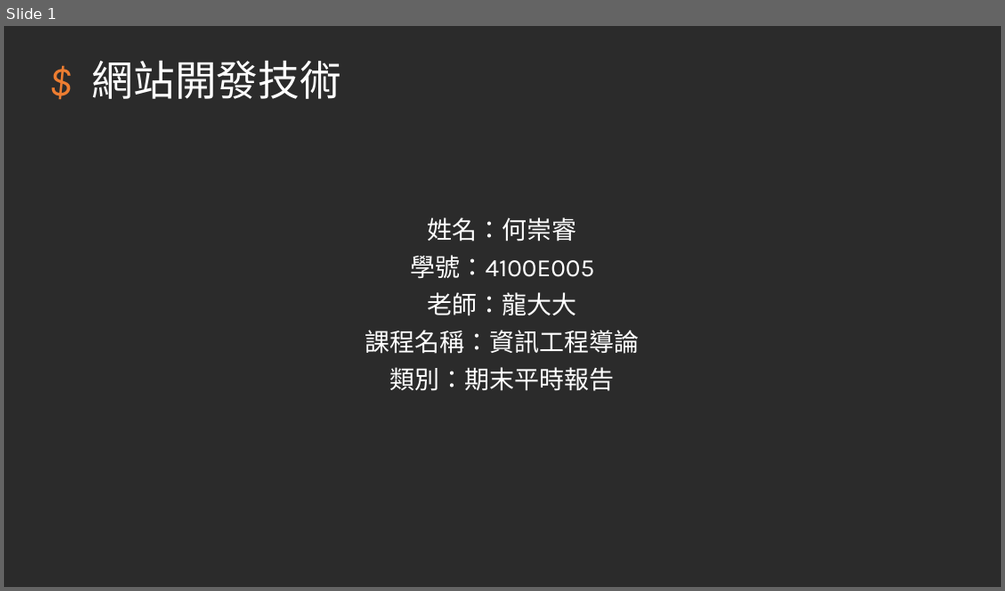
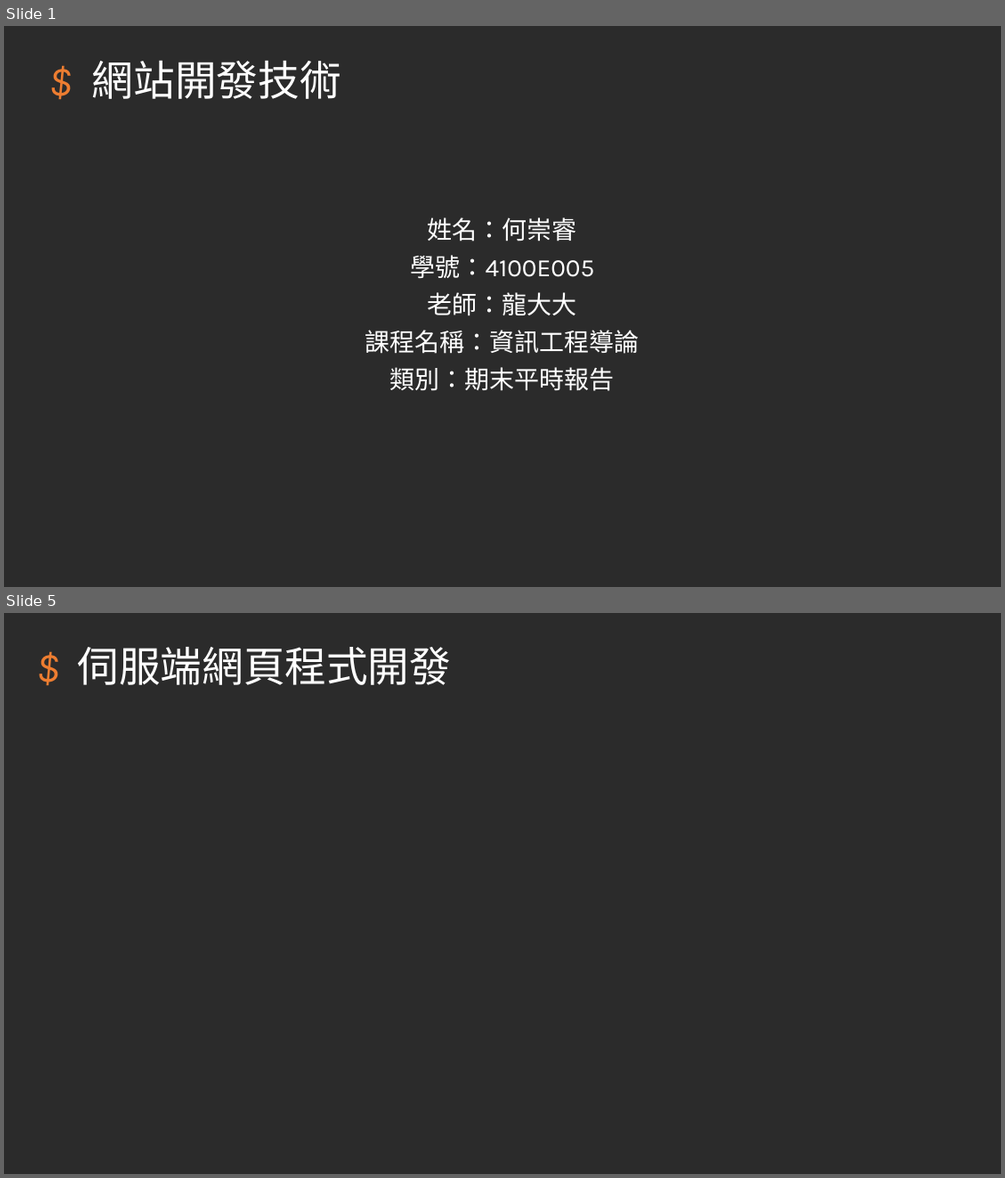
Before and after one commit to hehank/KSU_Class, a slide deck: 報告/網站開發技術_期末報告.pptm. Shown one above the other, each under a label of ours: slide 1 before the commit, slides 1 and 5 after it; the slides between them are not shown. The pictures are 1005x591 and 1005x1178 pixels, drawn with LibreOffice and Linux fonts; fonts in the diff are those of the drawing; background and template pictures are left out; a plain dark background stands for a picture behind light text. Boxes give left, top, right and bottom in pixels: in the first picture for what was removed or moved away, otherwise in the second. Text is boxed around its words. In the diff, an @@ line names an element or a change of style, - is before the commit and + after.

```diff
--- a/報告/網站開發技術_期末報告.pptm
+++ b/報告/網站開發技術_期末報告.pptm
@@ slide 5 added at (4,613,1001,1174), background picture (left out) @@
@@ title added at (78,647,452,685), 40 pt, text #FFFFFF @@
+$ 伺服端網頁程式開發
```
Also in this commit, not shown: 11 other slides added, 9 slides removed.
